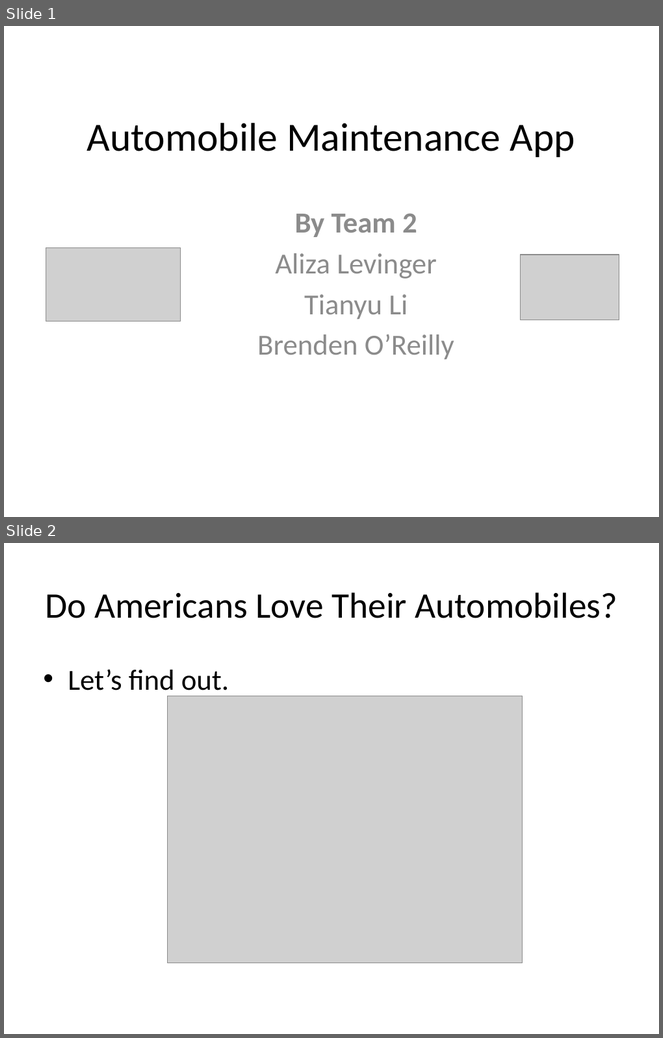
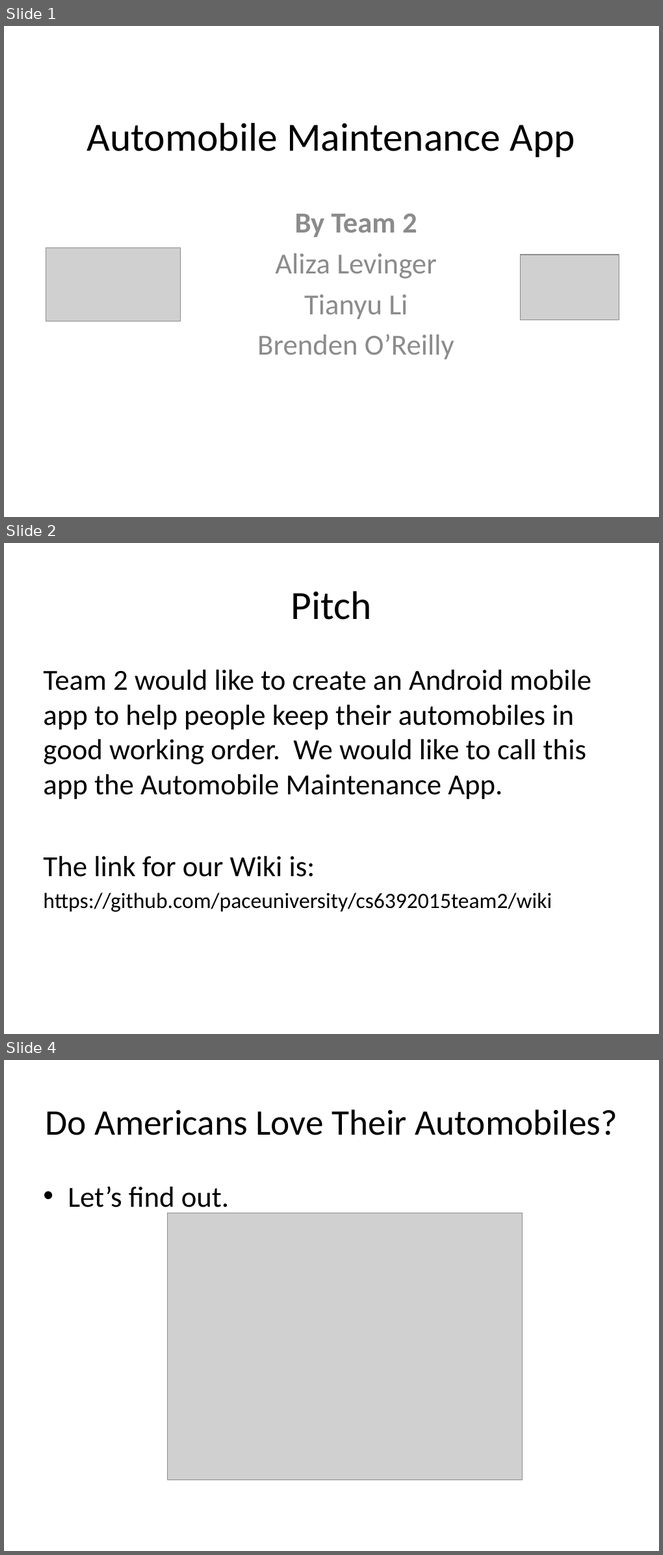
Before and after one commit to paceuniversity/CS6392015team2, a slide deck: Automobile Maintenance App (1).pptx. Shown one above the other, each under a label of ours: slides 1 and 2 before the commit, slides 1, 2 and 4 after it; the slides between them are not shown. The pictures are 663x1038 and 663x1555 pixels, drawn with LibreOffice and Linux fonts; fonts in the diff are those of the drawing; grey boxes stand for pictures. Boxes give left, top, right and bottom in pixels: in the first picture for what was removed or moved away, otherwise in the second. Text is boxed around its words. In the diff, an @@ line names an element or a change of style, - is before the commit and + after.

```diff
--- a/Automobile Maintenance App (1).pptx
+++ b/Automobile Maintenance App (1).pptx
@@ slide 2 added at (4, 543, 659, 1034), background #FFFFFF @@
@@ title added at (291, 591, 372, 620), 44 pt, text #000000 @@
+Pitch
@@ text added at (43, 670, 592, 912), 32 pt, text #000000 @@
+Team 2 would like to create an Android mobile app to help people keep their automobiles in good working order. We would like to call this app the Automobile Maintenance App.
+The link for our Wiki is:
+https://github.com/paceuniversity/cs6392015team2/wiki
@@ what was slide 2 is now slide 4 @@
```
Also in this commit, not shown: 1 slide changed, 4 other slides added, 3 other files.
